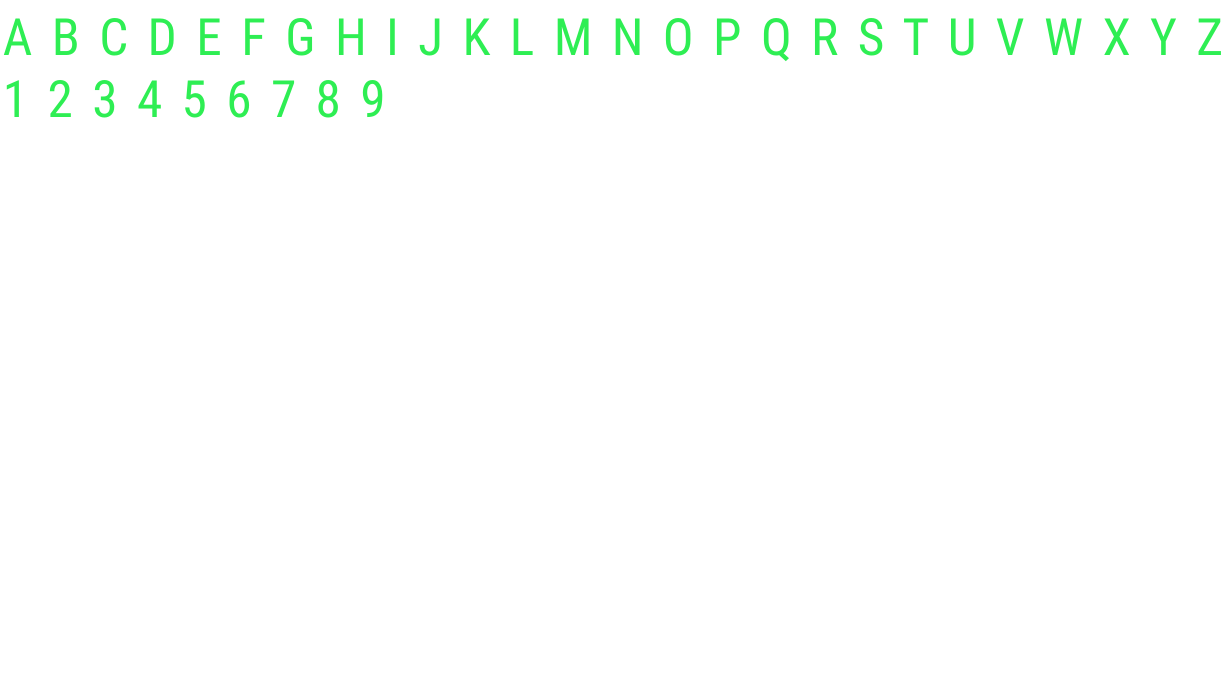
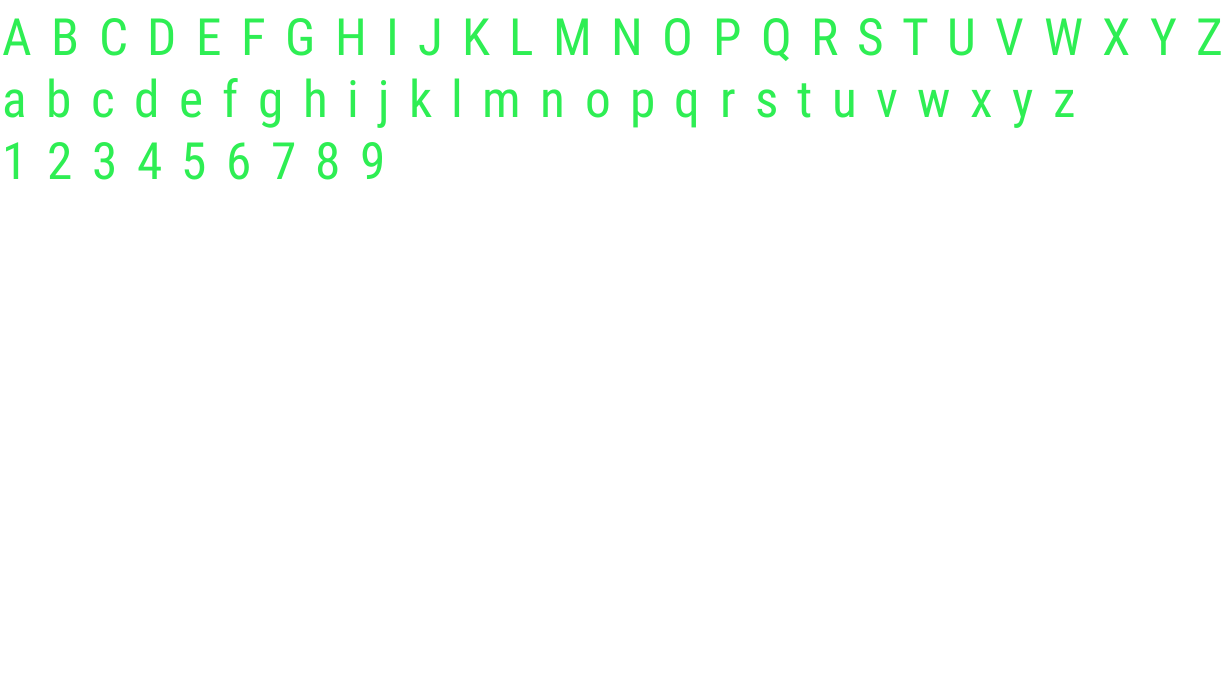
Before and after one commit to OmerWexler/Cyber-Assembly-Project, a slide deck: slide 43 of JPGs/Presentation1.pptx. Drawn at 1232x693 pixels with LibreOffice and Linux fonts; fonts in the diff are those of the drawing. Boxes give left, top, right and bottom in pixels: in the first picture for what was removed or moved away, otherwise in the second. Text is boxed around its words. In the diff, an @@ line names an element or a change of style, - is before the commit and + after.

```diff
--- a/JPGs/Presentation1.pptx
+++ b/JPGs/Presentation1.pptx
@@ text at [3, 78, 1075, 128]: paragraph added @@
+a b c d e f g h i j k l m n o p q r s t u v w x y z
```
Also in this commit, not shown: 48 other files.
